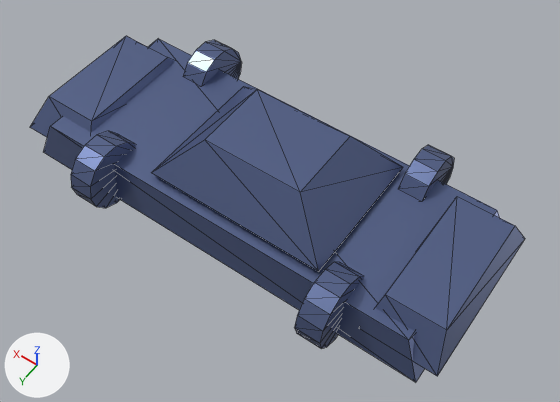
Two versions of the glTF model carro_planta_3d.glb, one commit apart.
One viewpoint serves both versions: a camera (50 mm lens) standing at (-2.78, 3.65, 5.84) and looking at (-0.28, 0.15, 0.34). The axes (+X, +Y, +Z) are drawn at lower left. The lights are the same throughout. The picture after the commit comes second. Mesh edges are drawn as thin lines.

In view in the first picture: 'car'.
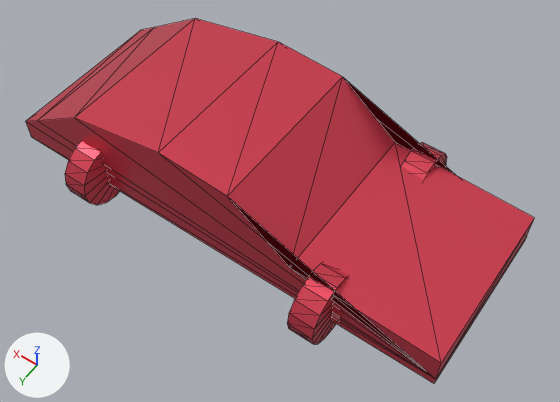
Boxes [x1, y1, x2, y2] around the edits, measured in the pictures (560 x 402 px):
'car', recoloured, reshaped
    before: [30, 36, 525, 382]
    after: [25, 18, 534, 383]
part 1 of me_car_body, added (red)
    after: [65, 141, 120, 205]
part 2 of me_car_body, added (red)
    after: [401, 142, 447, 180]
part 3 of me_car_body, added (red)
    after: [287, 262, 349, 344]
part 4 of me_car_body, rebuilt (11% wider, 6% taller)
    before: [43, 39, 500, 382]
    after: [25, 18, 534, 383]
part 5 of me_car_body, deleted (blue)
    before: [30, 36, 525, 376]

What changed in the scene script:
```text
Change mat_car_paint:
    mat_car_paint.base_color: (0.12, 0.16, 0.32) -> (0.75, 0.06, 0.1)  # blue #616f99 -> red #e14559
Change me_car_body:
    used by ob_car; location = (0.0, 0.0, 0.0)
    remove me_car_body.from_pydata(...)  # 144 vertices, 256 faces; spans x -2.24..2.28, y -1.12..1.12, z 0.01..0.96
    add me_car_body.from_pydata(...)  # 148 vertices, 276 faces; spans x -2.24..2.24, y -1.12..1.12, z 0.0..1.15
    me_car_body part 1: a new loose piece, a 16-sided cylinder along x spanning x 1.19..1.43, y 0.46..1.12, z 0.0..0.66, in mat_car_paint (red #e14559)
    me_car_body part 2: a new loose piece, a 16-sided cylinder along x spanning x -1.28..-1.04, y -1.12..-0.46, z 0.0..0.66, in mat_car_paint (red #e14559)
    me_car_body part 3: a new loose piece, a 16-sided cylinder along x spanning x -1.28..-1.04, y 0.46..1.12, z 0.0..0.66, in mat_car_paint (red #e14559)
    me_car_body part 4: the loose piece of 8 vertices spanning x -2.11..2.11, y -0.84..0.84, z 0.07..0.49 is rebuilt with 20 vertices and now spans x -2.24..2.24, y -0.83..0.83, z 0.2..1.15
    me_car_body part 5: 7 loose pieces with 136 vertices, spanning x -2.24..2.28, y -1.12..1.12, z 0.01..0.96, are deleted
    other edits to the shape of me_car_body do not show in these pictures
```
